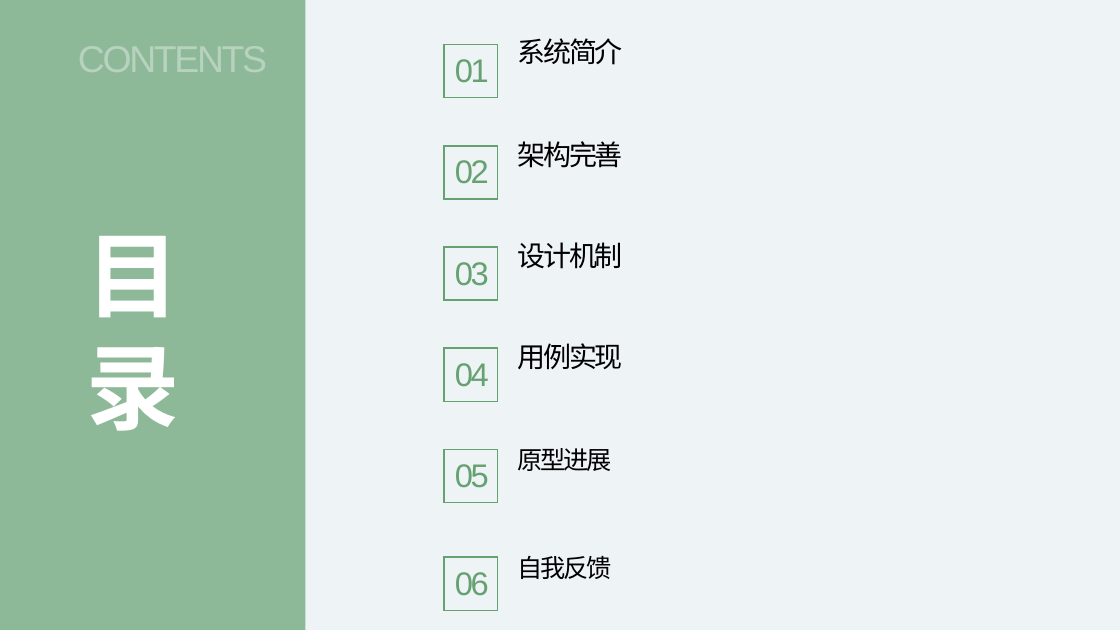
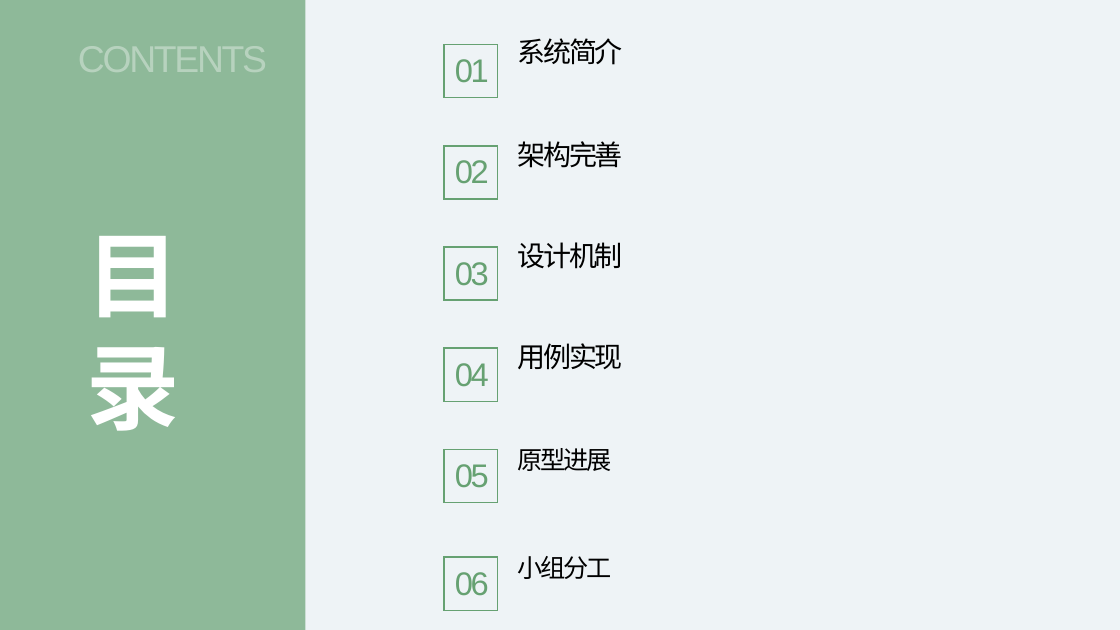
Before and after one commit to TangciuYueng/SAD, a slide deck: slide 2 of HWpre-Final.pptx. Drawn at 1120x630 pixels with LibreOffice and Linux fonts; fonts in the diff are those of the drawing; background and template pictures are left out. Boxes give left, top, right and bottom in pixels: in the first picture for what was removed or moved away, otherwise in the second. Text is boxed around its words. In the diff, an @@ line names an element or a change of style, - is before the commit and + after.

```diff
--- a/HWpre-Final.pptx
+++ b/HWpre-Final.pptx
@@ text at [518, 556, 612, 579]: text changed @@
-自我反馈
+小组分工
```
Also in this commit, not shown: 16 other slides changed, 3 slides added, 8 slides removed, 3 other files.
